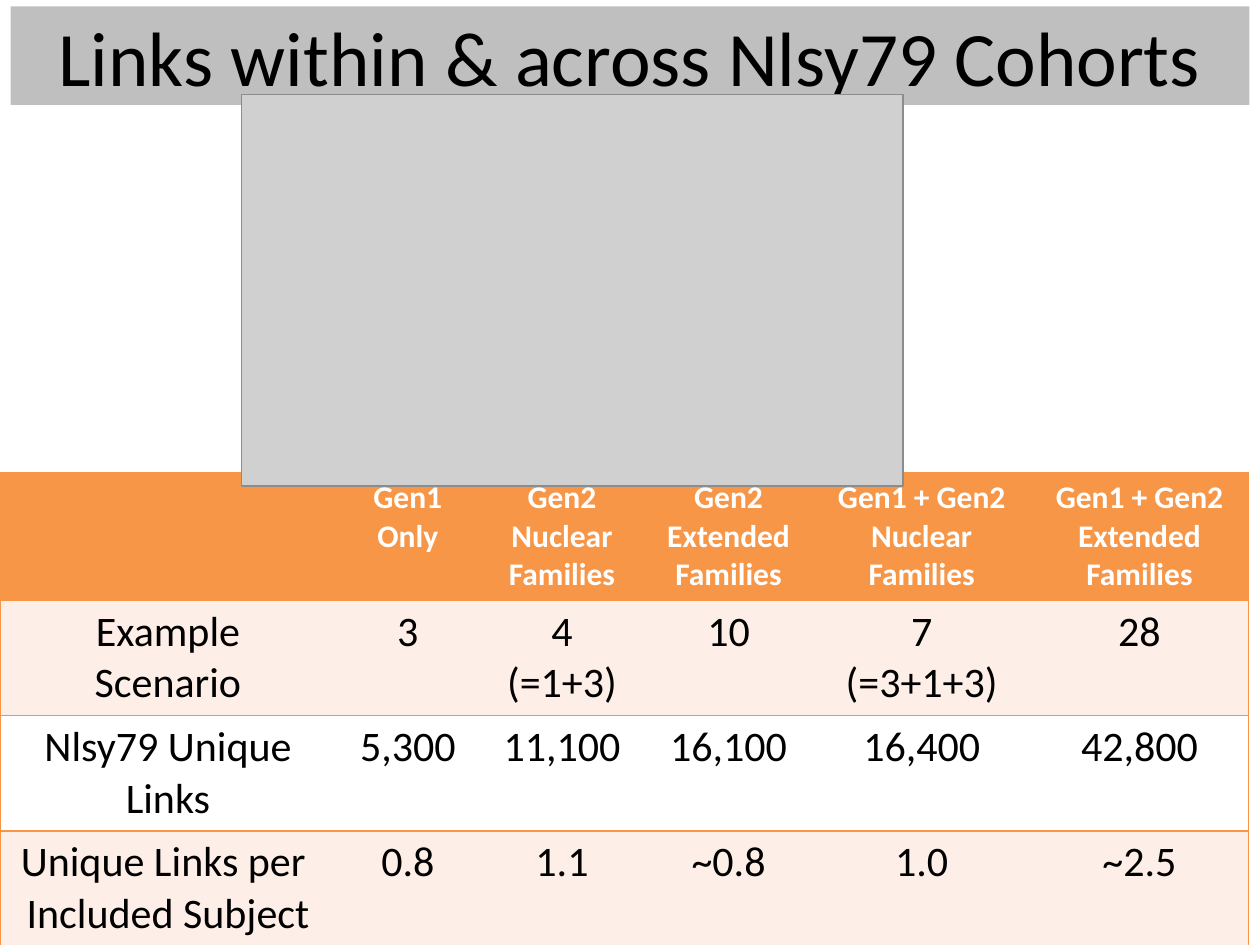
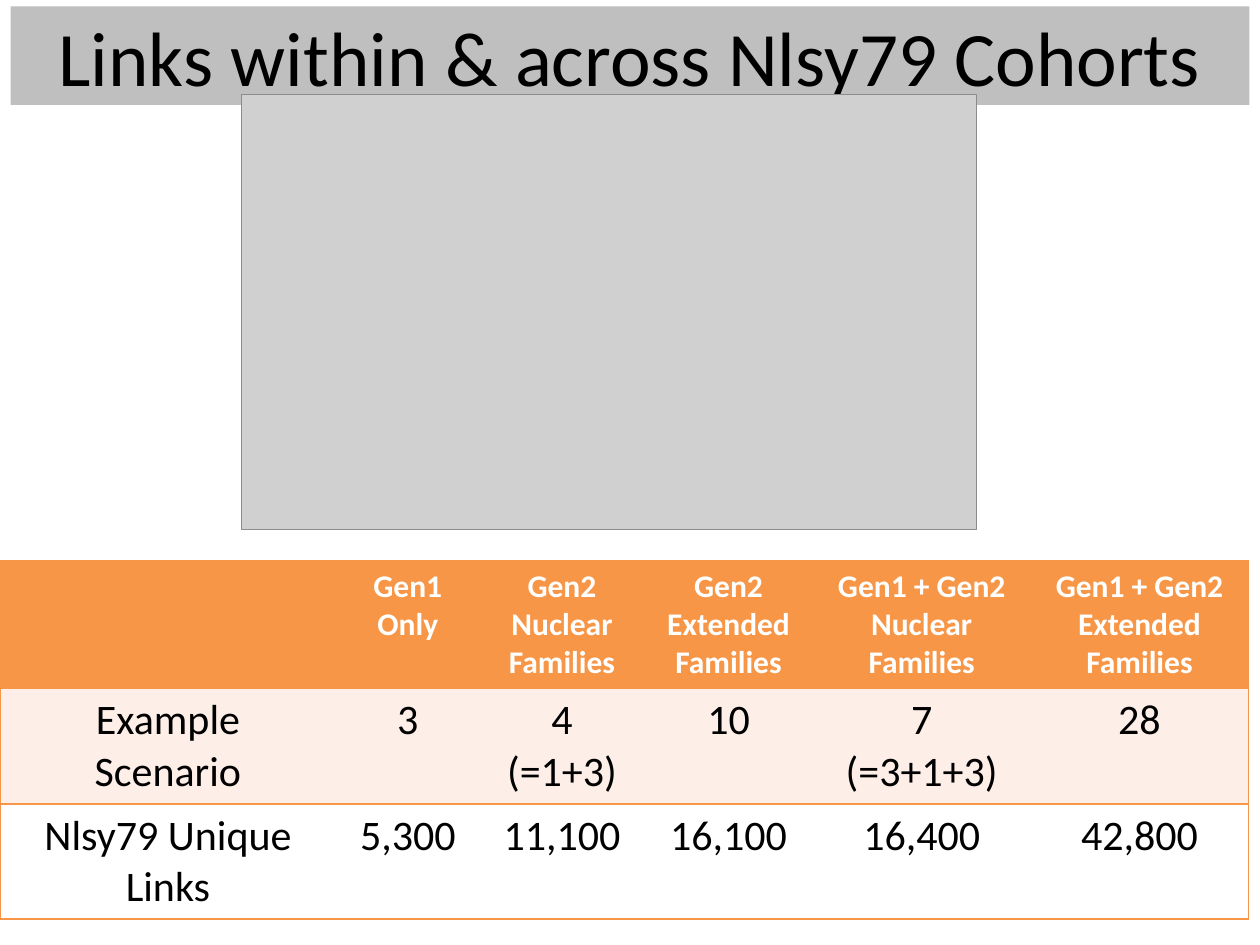
Before and after one commit to LiveOak/NlsyLinksDetermination, a slide deck: slide 14 of Publications/2013France/BeasleyBga2013-NlsyLinks.pptx. Drawn at 1260x945 pixels with LibreOffice and Linux fonts; fonts in the diff are those of the drawing; grey boxes stand for pictures. Boxes give left, top, right and bottom in pixels: in the first picture for what was removed or moved away, otherwise in the second. Text is boxed around its words. In the diff, an @@ line names an element or a change of style, - is before the commit and + after.

```diff
--- a/Publications/2013France/BeasleyBga2013-NlsyLinks.pptx
+++ b/Publications/2013France/BeasleyBga2013-NlsyLinks.pptx
@@ picture: place and size @@
-picture at box(242, 94, 903, 486)
+picture at box(242, 94, 976, 529)
@@ table at box(0, 561, 1250, 914) @@
-row 4: Unique Links per Included Subject | 0.8 | 1.1 | ~0.8 | 1.0 | ~2.5
@@ table: place and size @@
-table at box(0, 472, 1250, 940)
+table at box(0, 561, 1250, 914)
```
Also in this commit, not shown: 10 other slides changed, 2 slides added, 1 slide removed.
